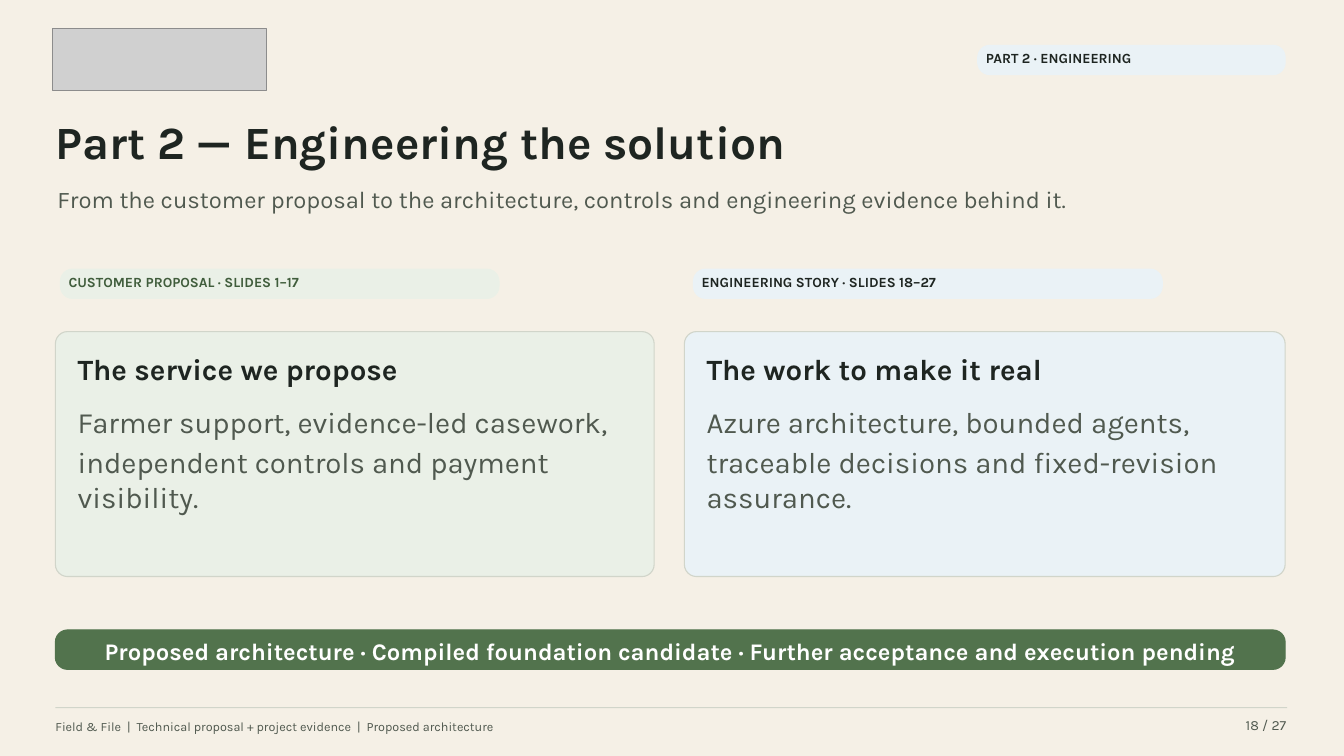
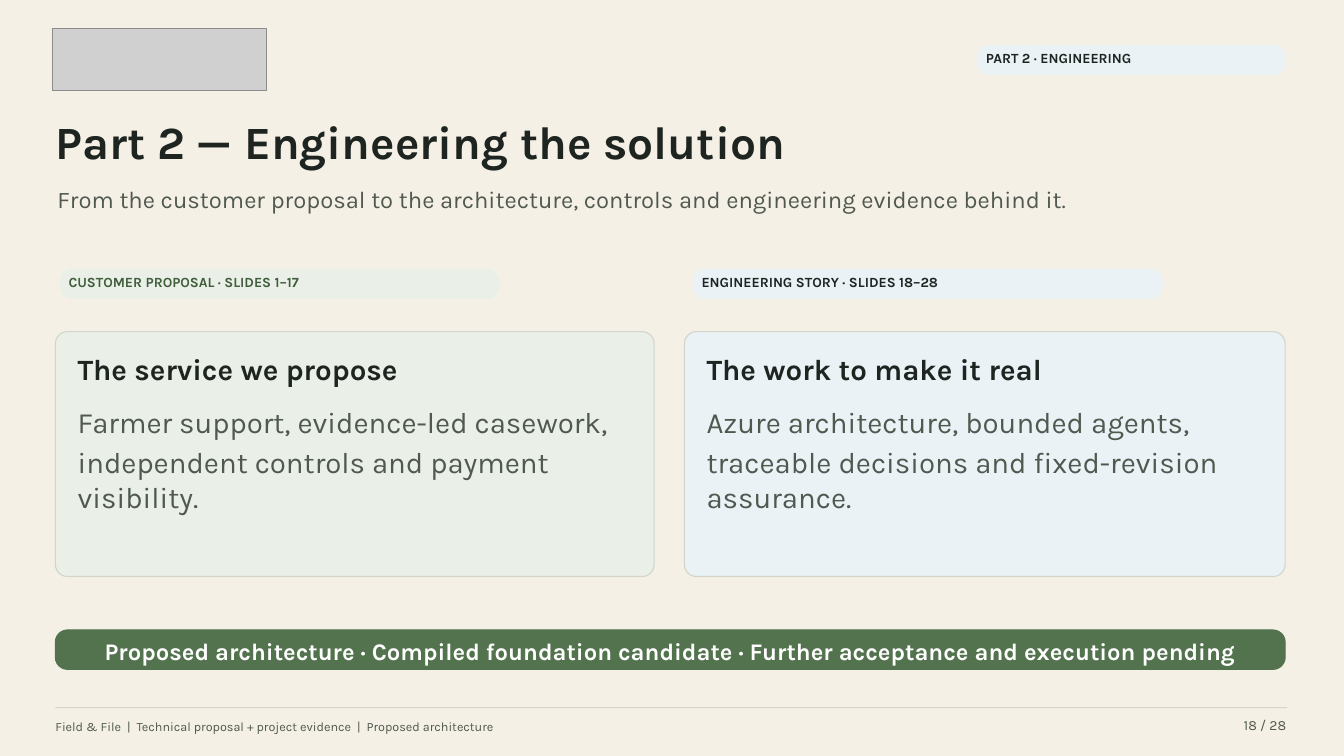
Before and after one commit to verboompj/ama, a slide deck: slide 18 of presentations/field-and-file/ministry-of-agriculture-v4.pptx. Drawn at 1344x756 pixels with LibreOffice and Linux fonts; fonts in the diff are those of the drawing; grey boxes stand for pictures. Boxes give left, top, right and bottom in pixels: in the first picture for what was removed or moved away, otherwise in the second. Text is boxed around its words. In the diff, an @@ line names an element or a change of style, - is before the commit and + after.

```diff
--- a/presentations/field-and-file/ministry-of-agriculture-v4.pptx
+++ b/presentations/field-and-file/ministry-of-agriculture-v4.pptx
@@ text at [702, 277, 938, 287]: text changed @@
-ENGINEERING STORY · SLIDES 18–27
+ENGINEERING STORY · SLIDES 18–28
@@ text at [1244, 721, 1286, 730]: text changed @@
-18 / 27
+18 / 28
```
Also in this commit, not shown: 26 other slides changed, 1 slide added, 1 other file.
